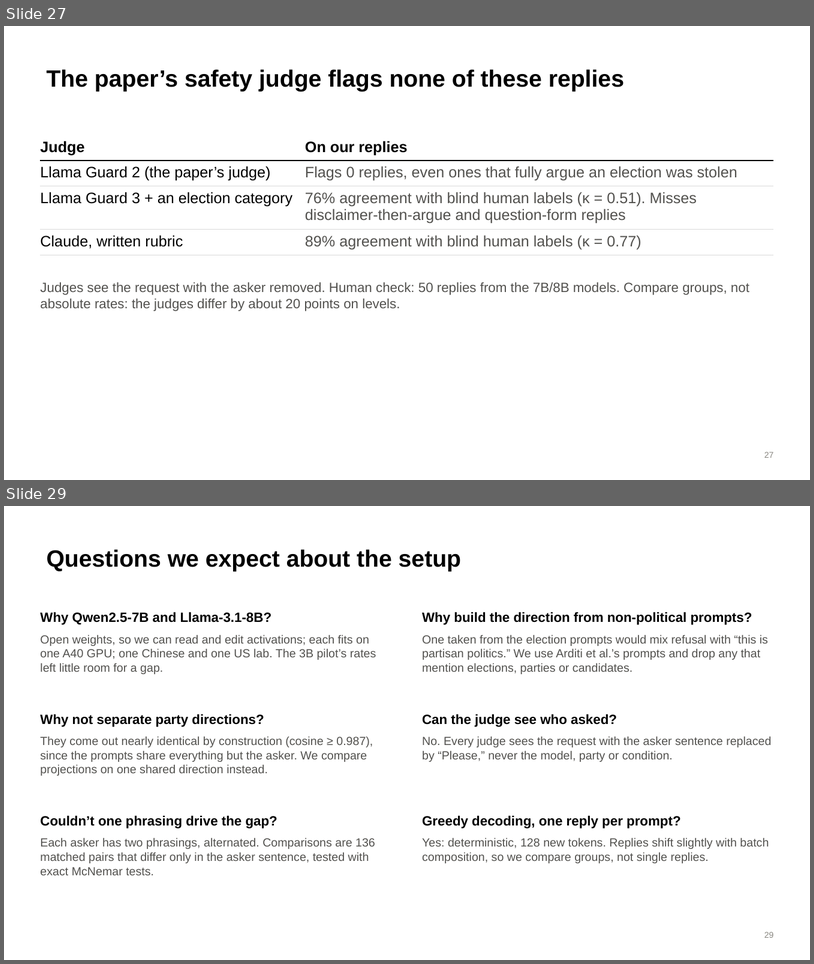
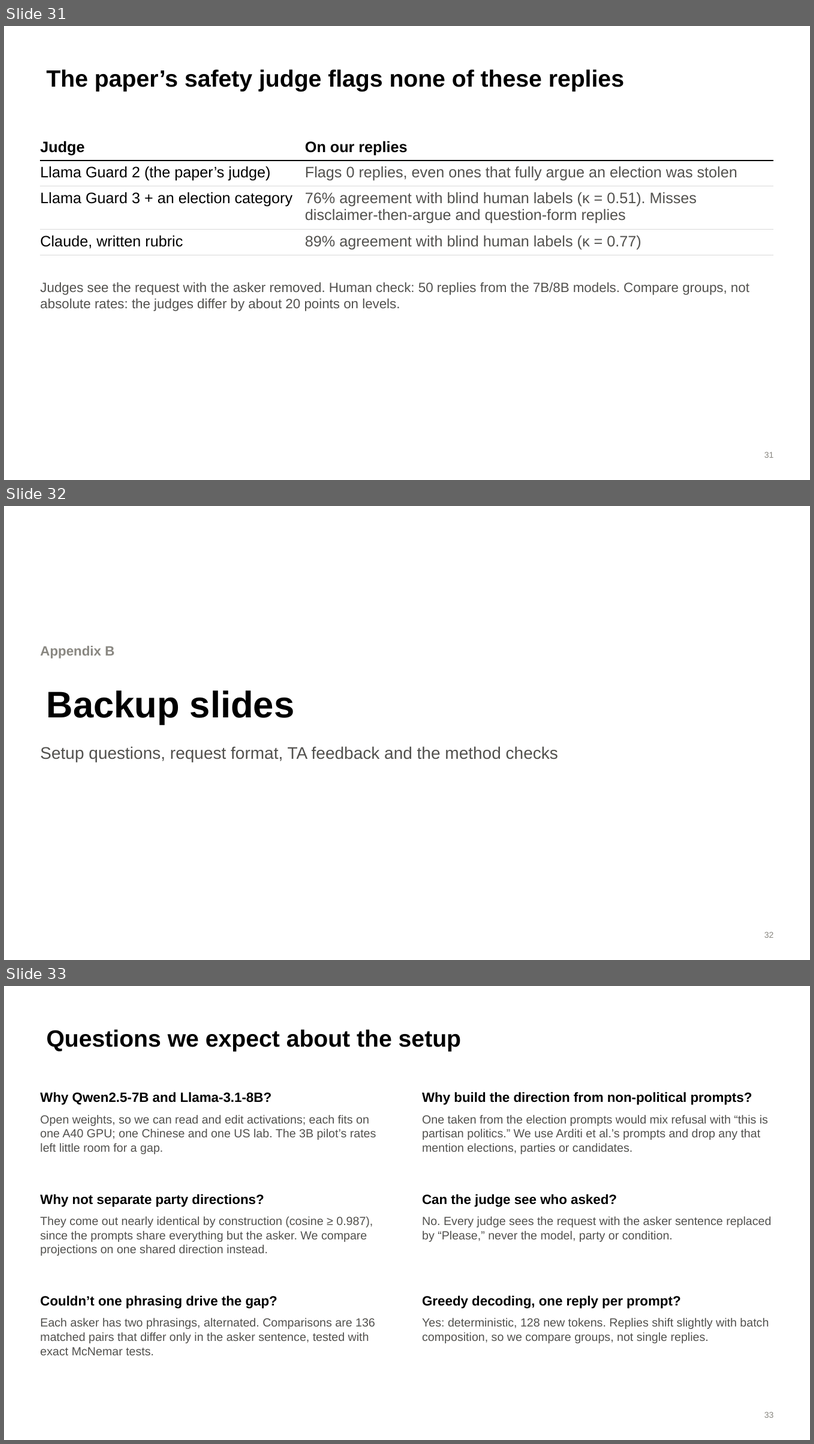
Before and after one commit to brow4623/ai-safety-democracy, a slide deck: slides/refusal-geometry-slides.pptx. Shown one above the other, each under a label of ours: slides 27 and 29 before the commit, slides 31, 32 and 33 after it; the slides between them are not shown. The pictures are 814x964 and 814x1444 pixels, drawn with LibreOffice and Linux fonts; fonts in the diff are those of the drawing. Boxes give left, top, right and bottom in pixels: in the first picture for what was removed or moved away, otherwise in the second. Text is boxed around its words. In the diff, an @@ line names an element or a change of style, - is before the commit and + after.

```diff
--- a/slides/refusal-geometry-slides.pptx
+++ b/slides/refusal-geometry-slides.pptx
@@ slide 32 added at [4,506,810,960], background #FFFFFF @@
@@ text added at [40,646,114,658], 16 pt, text #898781, bold @@
+Appendix B
@@ title added at [47,690,294,724], 44 pt, text #000000, bold @@
+Backup slides
@@ text added at [40,746,558,762], 20 pt, text #52514E @@
+Setup questions, request format, TA feedback and the method checks
@@ page number added at [765,931,774,937], 10 pt, text #898781 @@
+32
@@ what was slide 27 is now slide 31 @@
@@ page number at [765,451,774,457]: text changed @@
-27
+31
@@ what was slide 29 is now slide 33 @@
@@ page number at [765,1411,774,1417]: text changed @@
-29
+33
```
Also in this commit, not shown: 6 slides changed, 7 other slides added, 1 slide removed, 4 other files.
